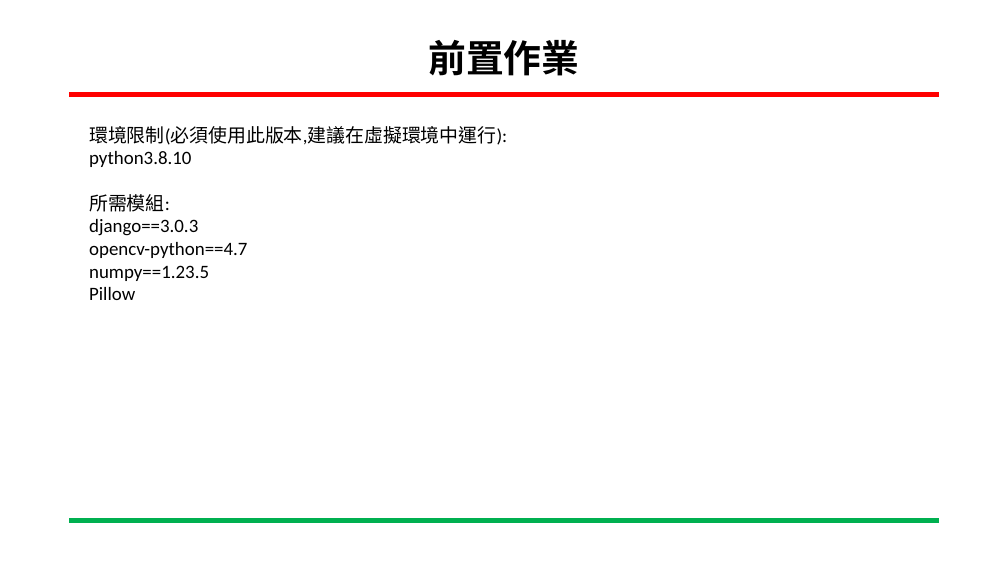
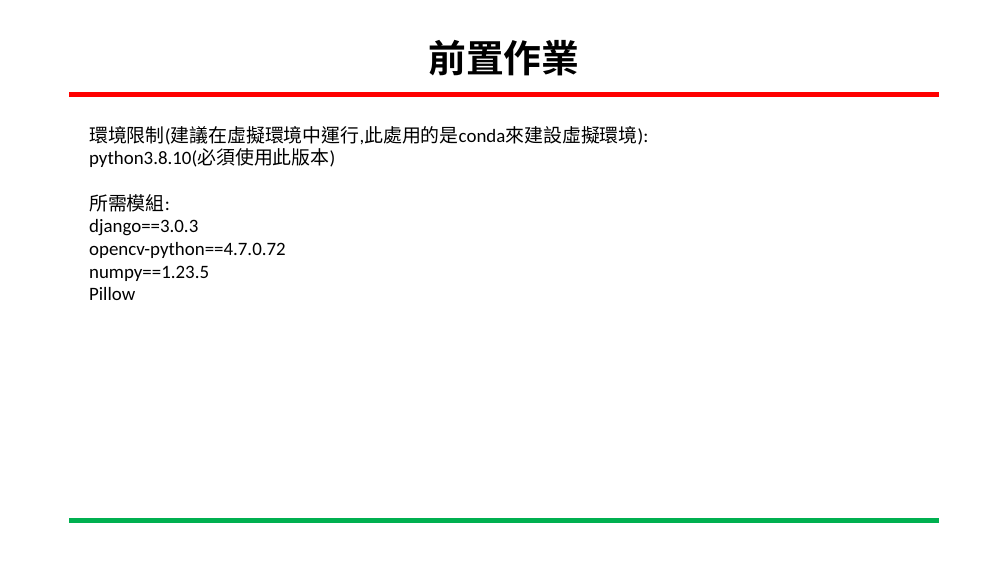
Before and after one commit to C110112103/111-2_Embedded-Image-Processing, a slide deck: slide 2 of zebrafish_detect_ppt/zebrafish_website_code/如何開啟網站.pptx. Drawn at 1008x567 pixels with LibreOffice and Linux fonts; fonts in the diff are those of the drawing; background and template pictures are left out. Boxes give left, top, right and bottom in pixels: in the first picture for what was removed or moved away, otherwise in the second. Text is boxed around its words. In the diff, an @@ line names an element or a change of style, - is before the commit and + after.

```diff
--- a/zebrafish_detect_ppt/zebrafish_website_code/如何開啟網站.pptx
+++ b/zebrafish_detect_ppt/zebrafish_website_code/如何開啟網站.pptx
@@ text at (89,126,648,167): text changed @@
-環境限制(必須使用此版本,建議在虛擬環境中運行):
-python3.8.10
+環境限制(建議在虛擬環境中運行,此處用的是conda來建設虛擬環境):
+python3.8.10(必須使用此版本)
@@ text at (89,242,286,258): text changed @@
-opencv-python==4.7
+opencv-python==4.7.0.72
```
